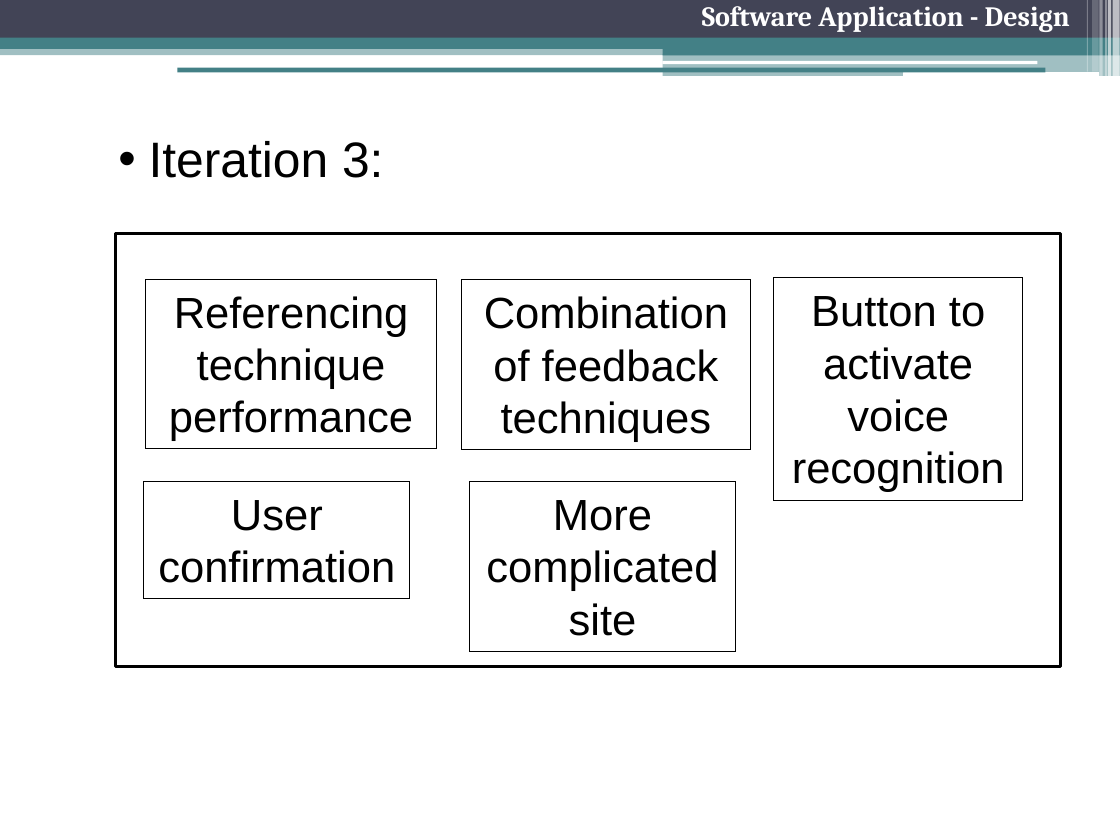
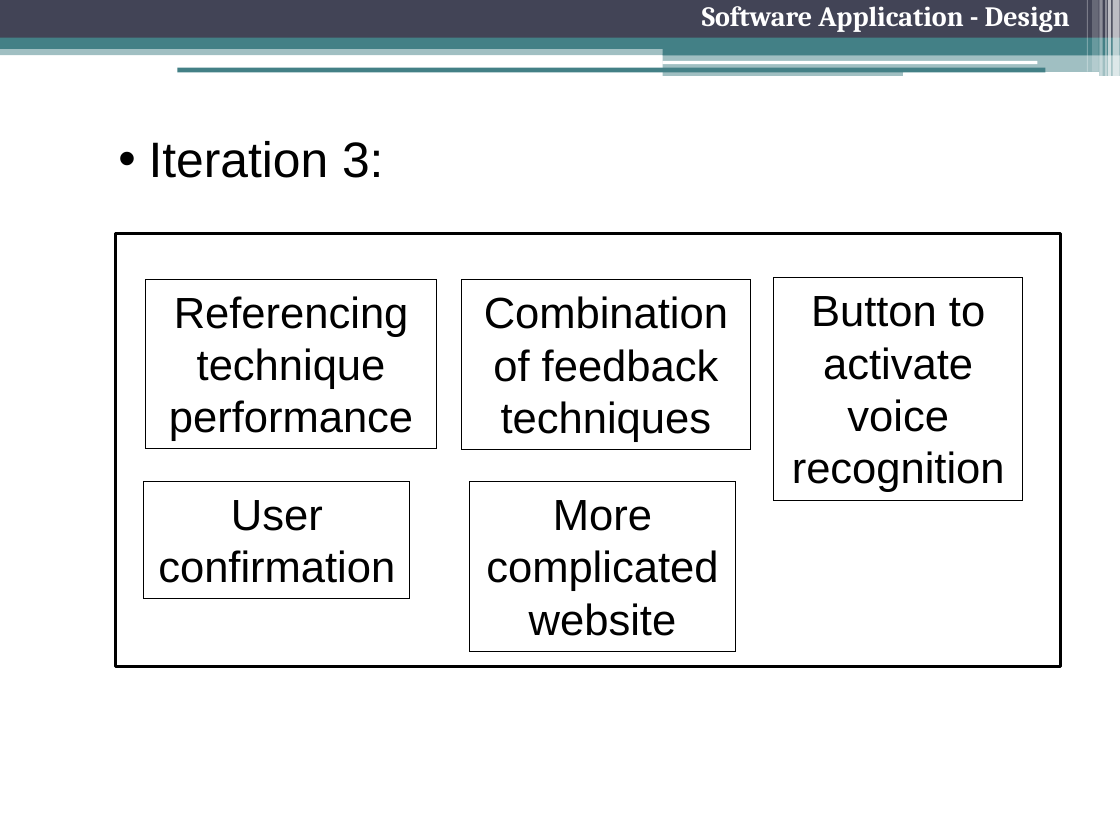
Before and after one commit to freecole/Lab-project, a slide deck: slide 12 of Presentation/3 Nov/Final Presentation.pptx. Drawn at 1120x840 pixels with LibreOffice and Linux fonts; fonts in the diff are those of the drawing. Boxes give left, top, right and bottom in pixels: in the first picture for what was removed or moved away, otherwise in the second. Text is boxed around its words. In the diff, an @@ line names an element or a change of style, - is before the commit and + after.

Commit message:
small changes

```diff
--- a/Presentation/3 Nov/Final Presentation.pptx
+++ b/Presentation/3 Nov/Final Presentation.pptx
@@ text in rectangle at (486,500,718,636): text changed @@
-More complicated site
+More complicated website
```
Also in this commit, not shown: 1 other slide changed, 1 slide added.
